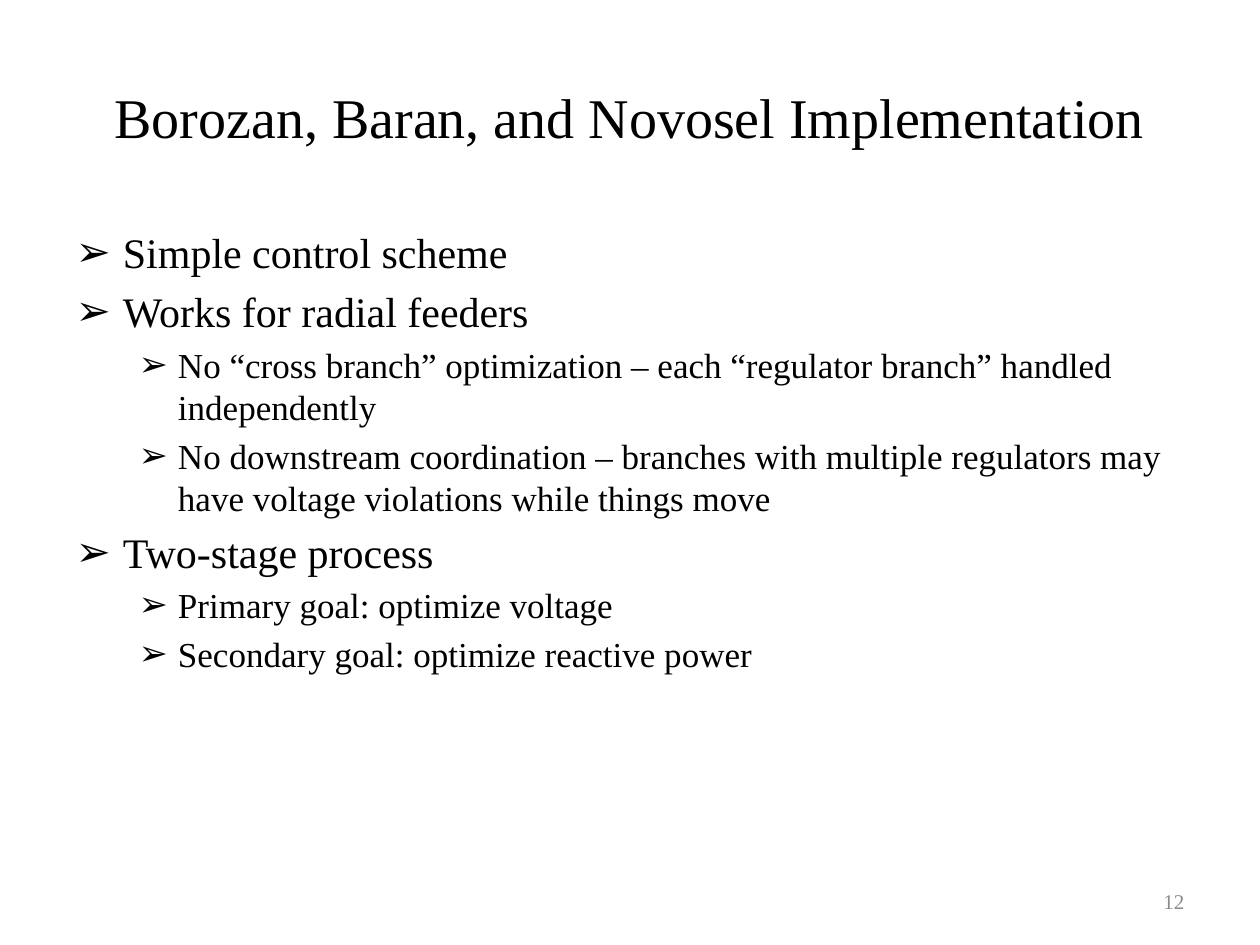
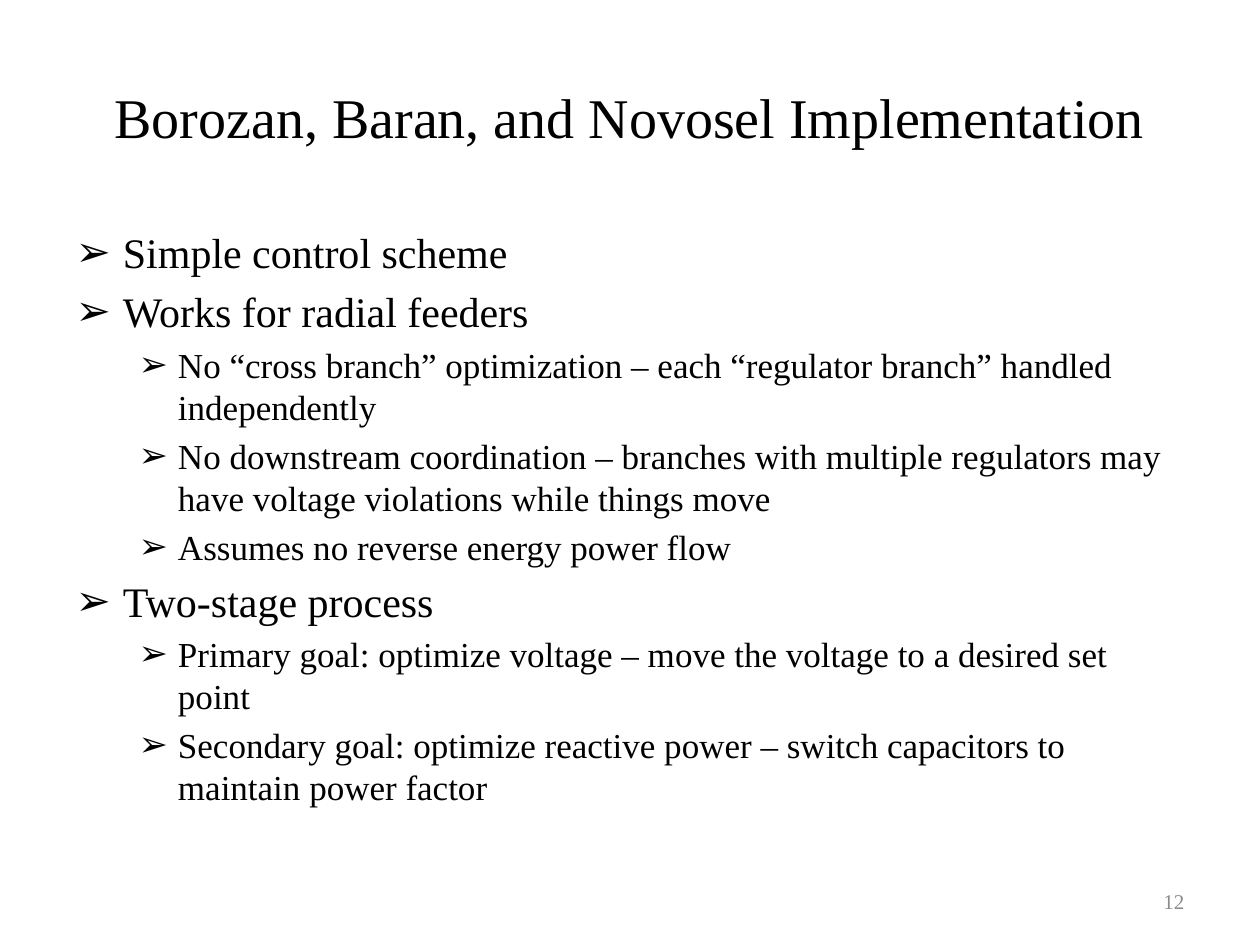
Before and after one commit to gridlab-d/course, a slide deck: slide 12 of University of Washington Class/Module 6 - Volt-VAR Optimization.pptx. Drawn at 1260x945 pixels with LibreOffice and Linux fonts; fonts in the diff are those of the drawing. Boxes give left, top, right and bottom in pixels: in the first picture for what was removed or moved away, otherwise in the second. Text is boxed around its words. In the diff, an @@ line names an element or a change of style, - is before the commit and + after.

```diff
--- a/University of Washington Class/Module 6 - Volt-VAR Optimization.pptx
+++ b/University of Washington Class/Module 6 - Volt-VAR Optimization.pptx
@@ text at (178,535,731,567): paragraph added @@
+  ➢ Assumes no reverse energy power flow
@@ text at (178,642,1107,808): text changed @@
-  ➢ Primary goal: optimize voltage
-  ➢ Secondary goal: optimize reactive power
+  ➢ Primary goal: optimize voltage – move the voltage to a desired set point
+  ➢ Secondary goal: optimize reactive power – switch capacitors to maintain power factor
```
Also in this commit, not shown: 6 other slides changed, 4 slides added.
